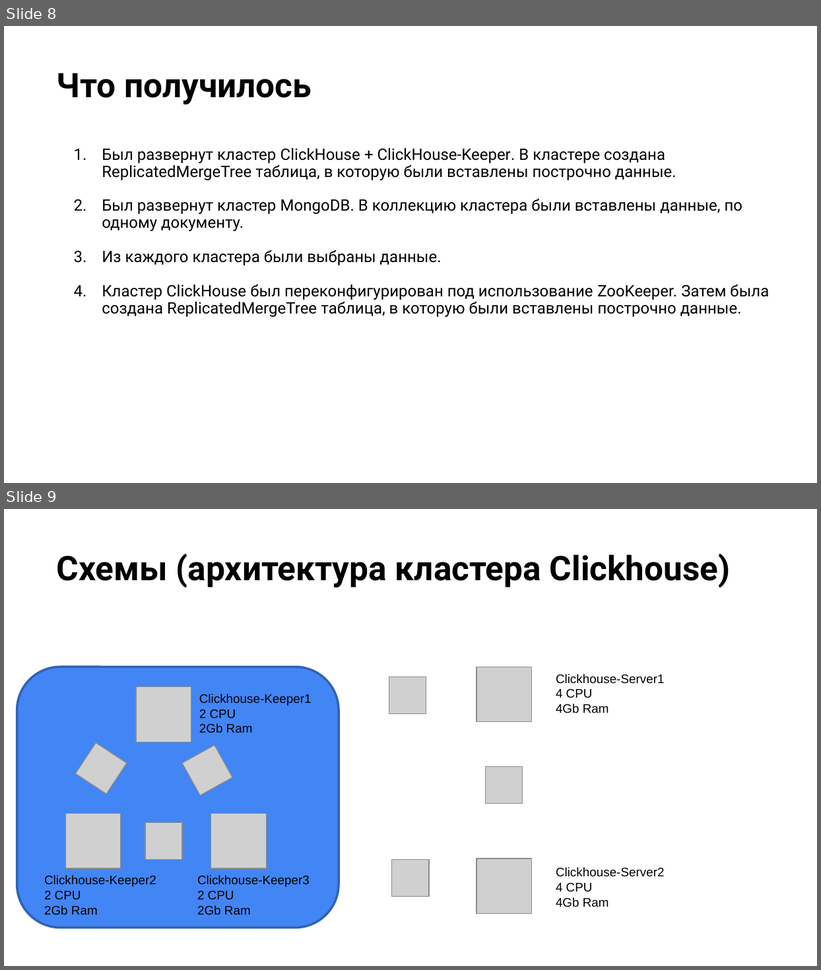
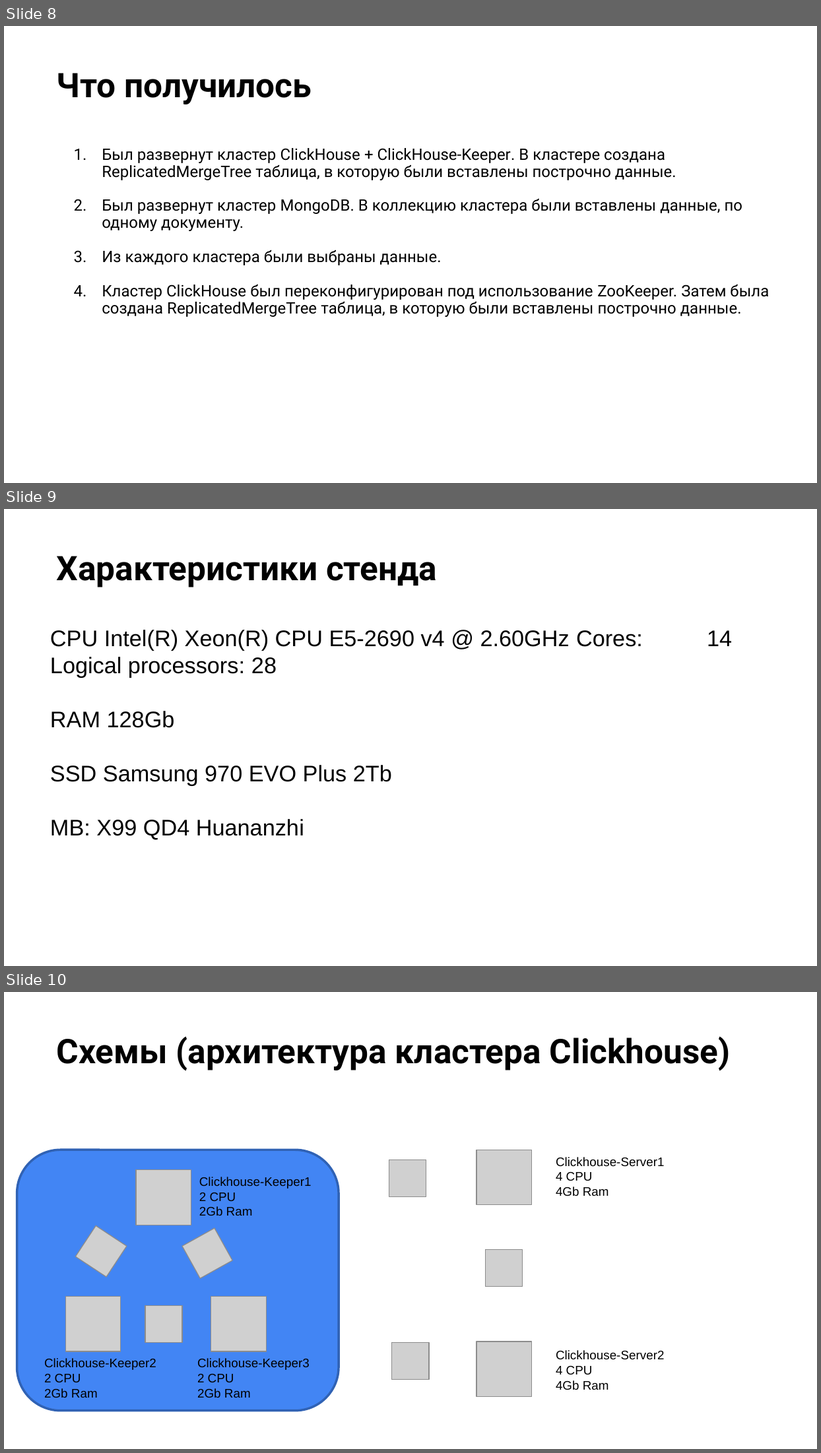
Before and after one commit to anton20044/NoSQL_FinalProject, a slide deck: Презентация.pptx. Shown one above the other, each under a label of ours: slides 8 and 9 before the commit, slides 8, 9 and 10 after it. The pictures are 821x970 and 821x1453 pixels, drawn with LibreOffice and Linux fonts; fonts in the diff are those of the drawing; grey boxes stand for pictures; background and template pictures are left out. Boxes give left, top, right and bottom in pixels: in the first picture for what was removed or moved away, otherwise in the second. Text is boxed around its words. In the diff, an @@ line names an element or a change of style, - is before the commit and + after.

```diff
--- a/Презентация.pptx
+++ b/Презентация.pptx
@@ slide 9 added at [4,509,817,966], background picture (left out) @@
@@ title added at [57,556,437,588], 30 pt, text #000000, bold @@
+Характеристики стенда
@@ text added at [50,630,643,840], 20 pt, text #000000 @@
+CPU Intel(R) Xeon(R) CPU E5-2690 v4 @ 2.60GHz Cores: 14 Logical processors: 28
+RAM 128Gb
+SSD Samsung 970 EVO Plus 2Tb
+MB: X99 QD4 Huananzhi
@@ what was slide 9 is now slide 10 @@
```
Also in this commit, not shown: 3 slides changed, 1 other slide added, 2 other files.
